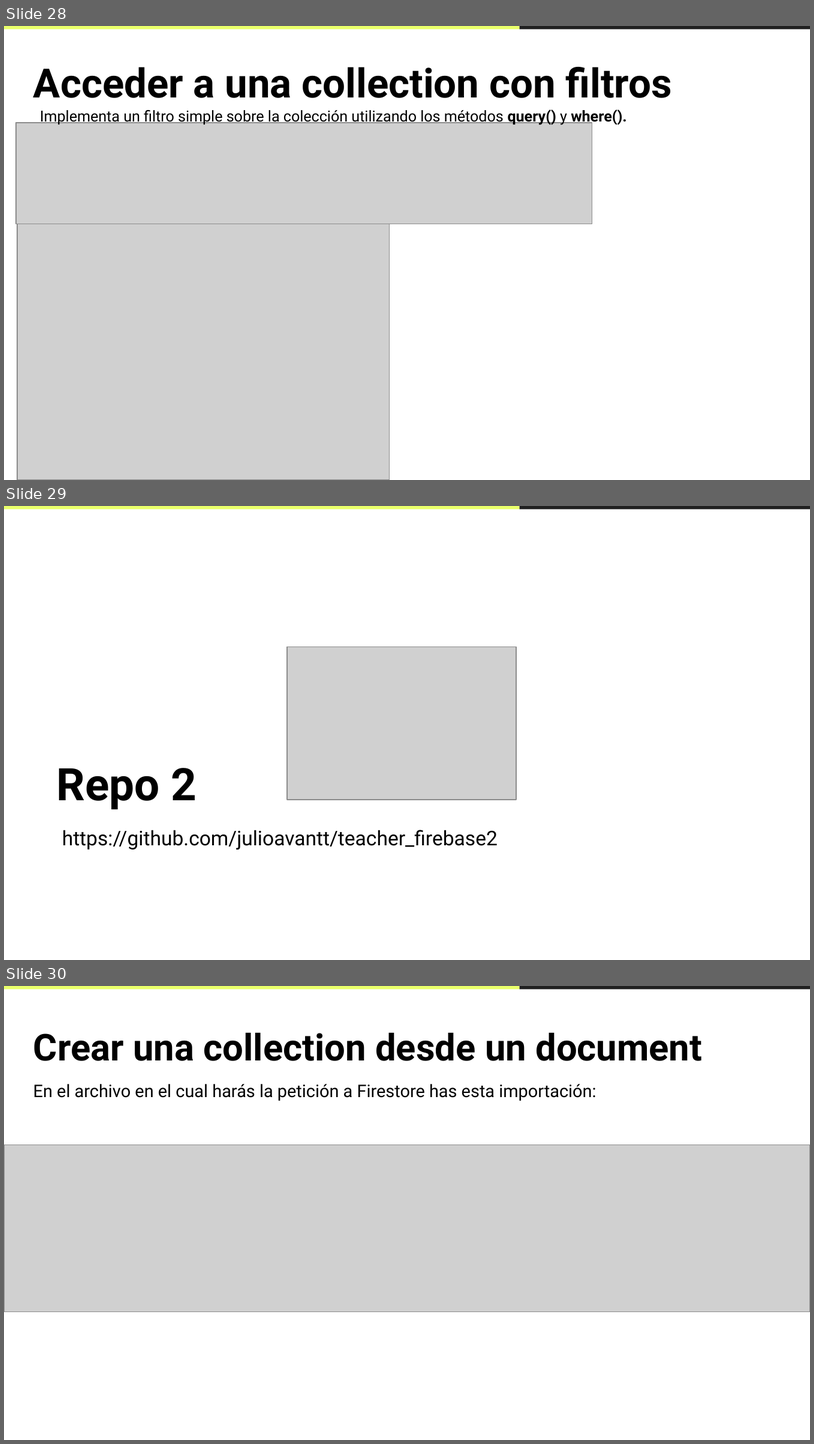
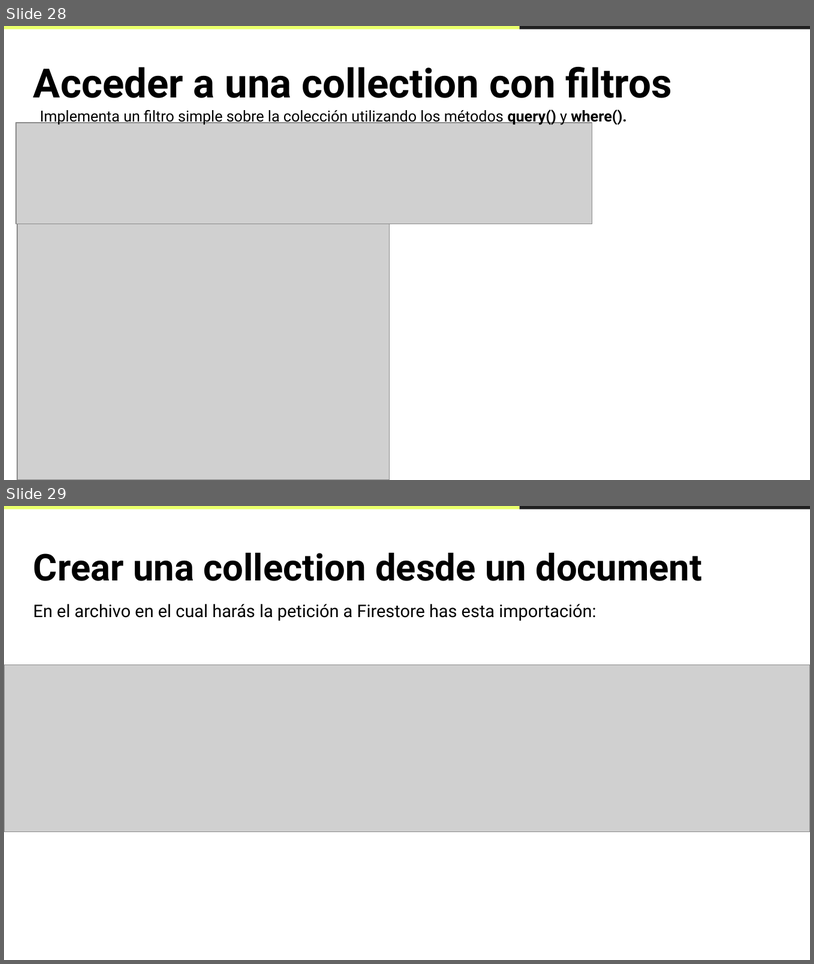
Before and after one commit to Arturogrottoli/Project-React-Js, a slide deck: Clase07/Unidad 7 - Clase en vivo .pptx. Shown one above the other, each under a label of ours: slides 28, 29 and 30 before the commit, slides 28 and 29 after it. The pictures are 814x1444 and 814x964 pixels, drawn with LibreOffice and Linux fonts; fonts in the diff are those of the drawing; grey boxes stand for pictures; background and template pictures are left out. Boxes give left, top, right and bottom in pixels: in the first picture for what was removed or moved away, otherwise in the second. Text is boxed around its words. In the diff, an @@ line names an element or a change of style, - is before the commit and + after.

```diff
--- a/Clase07/Unidad 7 - Clase en vivo .pptx
+++ b/Clase07/Unidad 7 - Clase en vivo .pptx
@@ slide 29 removed at box(4, 506, 810, 960), background #FFFFFF @@
@@ rectangle removed at box(4, 506, 519, 509) @@
@@ rectangle removed at box(519, 506, 810, 509) @@
@@ picture removed at box(287, 646, 516, 799) @@
@@ text removed at box(57, 768, 197, 810) @@
-Repo 2
@@ text removed at box(62, 829, 498, 849) @@
-https://github.com/julioavantt/teacher_firebase2
@@ what was slide 30 is now slide 29 @@
```
Also in this commit, not shown: 1 slide changed.
